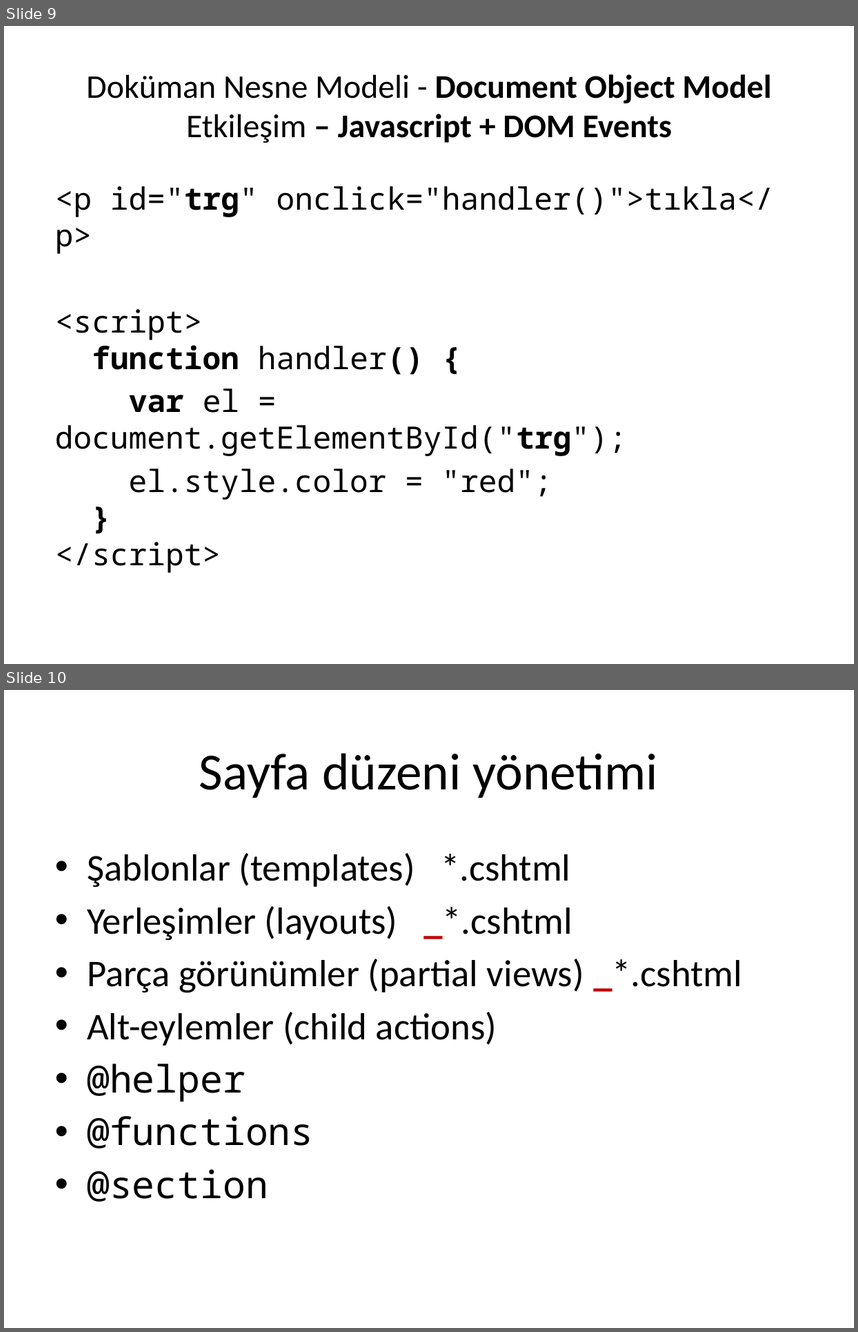
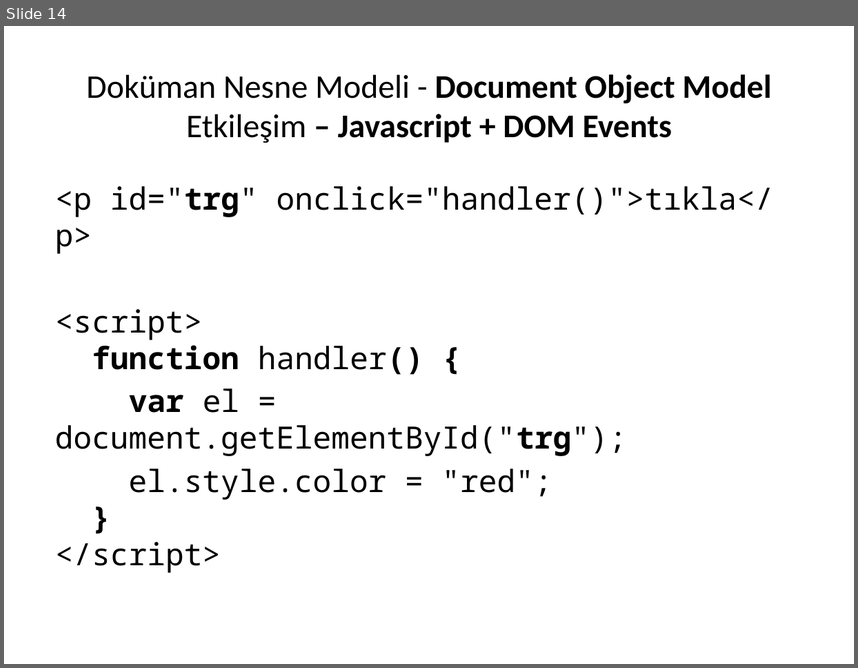
Before and after one commit to cemmerven/html, a slide deck: Html doküman yapısı.pptx. Shown one above the other, each under a label of ours: slides 9 and 10 before the commit, slide 14 after it. The pictures are 858x1332 and 858x668 pixels, drawn with LibreOffice and Linux fonts; fonts in the diff are those of the drawing. Boxes give left, top, right and bottom in pixels: in the first picture for what was removed or moved away, otherwise in the second. Text is boxed around its words. In the diff, an @@ line names an element or a change of style, - is before the commit and + after.

```diff
--- a/Html doküman yapısı.pptx
+++ b/Html doküman yapısı.pptx
@@ slide 10 removed at [4,690,854,1328], background #FFFFFF @@
@@ title removed at [199,753,658,798] @@
-Sayfa düzeni yönetimi
@@ text removed at [87,853,742,1201] @@
-• Şablonlar (templates) *.cshtml
-• Yerleşimler (layouts) _*.cshtml
-• Parça görünümler (partial views) _*.cshtml
-• Alt-eylemler (child actions)
-• @helper
-• @functions
-• @section
@@ what was slide 9 is now slide 14 @@
```
Also in this commit, not shown: 1 slide changed, 5 slides added, 2 other slides removed, 1 other file.
